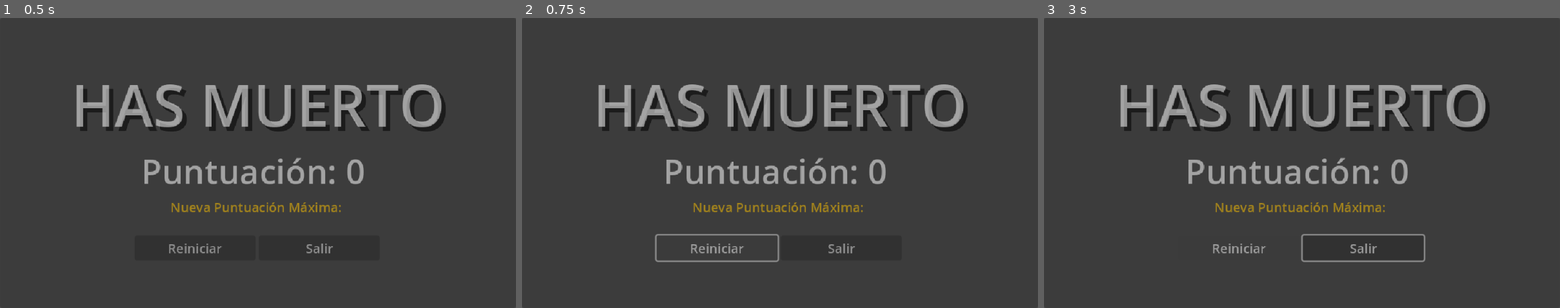
Above: before the commit, frames 1-3 (left to right).
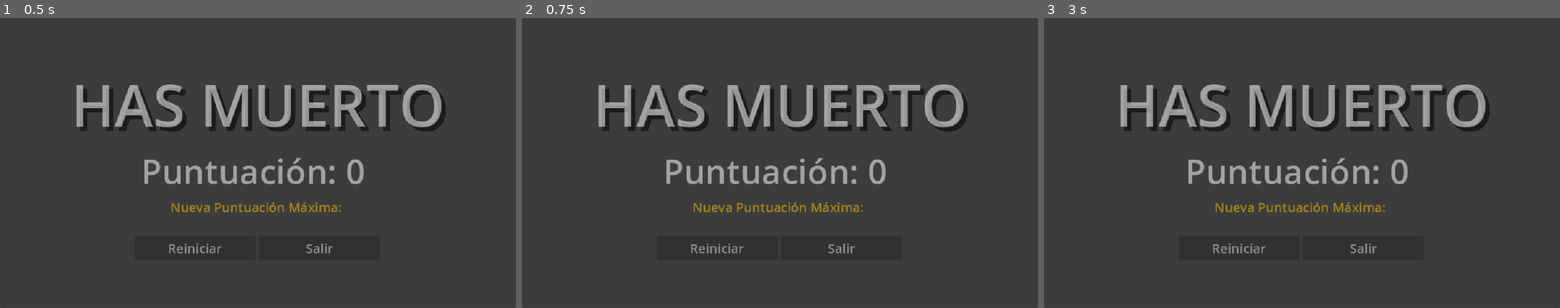
Above: after the commit, the same moments.

Repository: Mixcoatl69/Serpiente-glotona
Game: Godot game, scene res://menus/has_muerto.tscn
Same seed, same stepped clock (60 frames per second), same inputs: the game is played once before the commit and once after it. This scene is started directly instead of the project's main scene.
Inputs:
- Up to frame 1 (0.5 s): no input
- Up to frame 2 (0.75 s): click "Reiniciar" at 0.5 s
- Up to frame 3 (3 s): click "Reiniciar" at 1.25 s; click "Reiniciar" at 2 s; tap Enter at 2.75 s; hold Right (ui_right) from 2.78 s (still down)

Frame 1 is identical in both runs. In frame 2, 0.4% of the frame differs, in the area x 25-50%, y 74-85%; in frame 3, 0.4%.

Commit message:
Pantalla de muerte funcional, puntuación(estable)
La pantalla de muerte ahora funciona y el juego lleva registro de cuantas frutas recogiste

Diff:
--- a/serpiente-glotona/juego/cabeza.gd
+++ b/serpiente-glotona/juego/cabeza.gd
@@ -4,11 +4,10 @@
 signal collided_with_cola
 
 func _on_area_entered(area: Area2D) -> void:
-	if area.is_in_group("Comida"):
+	if area.is_in_group("comida"):
 		comida_comida.emit()
 		area.call_deferred("queue_free")
 
 	else:
-
 		collided_with_cola.emit()
 		pass
--- a/serpiente-glotona/juego/cola.tscn
+++ b/serpiente-glotona/juego/cola.tscn
@@ -5,7 +5,7 @@
 [ext_resource type="Texture2D" uid="uid://pedbu5k3hxcm" path="res://juego/sprites/jugador/cuerpo_serpiente.png" id="2_ulhwe"]
 
 [sub_resource type="RectangleShape2D" id="RectangleShape2D_is7mq"]
-size = Vector2(24, 24)
+size = Vector2(22, 21)
 
 [node name="cola" type="Area2D"]
 script = ExtResource("1_4bvl0")
@@ -16,5 +16,5 @@
 texture = ExtResource("2_s616t")
 
 [node name="CollisionShape2D" type="CollisionShape2D" parent="."]
-position = Vector2(4, 0)
+position = Vector2(4, -0.5)
 shape = SubResource("RectangleShape2D_is7mq")
--- a/serpiente-glotona/juego/comida.tscn
+++ b/serpiente-glotona/juego/comida.tscn
@@ -8,7 +8,7 @@
 [sub_resource type="RectangleShape2D" id="RectangleShape2D_rb3tq"]
 size = Vector2(20, 19.5)
 
-[node name="Comida" type="Area2D" groups=["Comida"]]
+[node name="Comida" type="Area2D" groups=["comida"]]
 script = ExtResource("1_rb3tq")
 textures = Array[Texture]([ExtResource("2_wgarq"), ExtResource("3_ke58n"), ExtResource("1_5gypu")])
 
--- a/serpiente-glotona/juego/juego.gd
+++ b/serpiente-glotona/juego/juego.gd
@@ -1,4 +1,7 @@
 class_name Juego extends Node
+
+const  hasmuerto_escena:PackedScene = preload("uid://cg0xmcc6hiu2t")
+var hasmuerto_menu:HasMuerto
 
 @onready var Cabeza: cabeza = $Cabeza as cabeza
 @onready var Limites: limites = %Limites as limites
@@ -10,6 +13,8 @@
 var speed:float = 5000.0
 var move_dir:Vector2 = Vector2.RIGHT
 var parte_de_serpiente:Array[Parte_de_serpiente] = []
+var puntuación:int = 0
+
 
 func _ready() -> void:
 	Cabeza.comida_comida.connect(_on_comida_comida)
@@ -20,16 +25,21 @@
 
 
 func _process(_delta: float) -> void:
+	var new_dir:Vector2 = Vector2.ZERO
 
 	if Input.is_action_just_pressed("ui_up"):
-		move_dir = Vector2.UP
-	if Input.is_action_just_pressed("ui_down"):
-		move_dir = Vector2.DOWN
-	if Input.is_action_just_pressed("ui_left"):
-		move_dir = Vector2.LEFT
-	if Input.is_action_just_pressed("ui_right"):
-		move_dir = Vector2.RIGHT
+		new_dir = Vector2.UP
+	elif Input.is_action_just_pressed("ui_down"):
+		new_dir = Vector2.DOWN
+	elif Input.is_action_just_pressed("ui_left"):
+		new_dir = Vector2.LEFT
+	elif Input.is_action_just_pressed("ui_right"):
+		new_dir = Vector2.RIGHT
 
+
+
+	if new_dir + move_dir != Vector2.ZERO and new_dir != Vector2.ZERO:
+		move_dir = new_dir
 
 func _physics_process(delta: float) -> void:
 	time_since_last_move += delta * speed
@@ -51,9 +61,14 @@
 	spawner.call_deferred("spawn_comida")
 	spawner.call_deferred("spawn_cola",parte_de_serpiente[parte_de_serpiente.size()-1].last_position)
 	speed += 500.0
+	puntuación += 1
 
 func _on_cola_added(cola:Cola):
 	parte_de_serpiente.push_back(cola)
 
 func _on_cola_collided():
-	print("Has muerto")
+	print("Has Muerto")
+	if not hasmuerto_menu:
+		hasmuerto_menu = hasmuerto_escena.instantiate() as HasMuerto
+		add_child(hasmuerto_menu)
+		hasmuerto_menu.set_puntuacion(puntuación)
--- a/serpiente-glotona/juego/juego.tscn
+++ b/serpiente-glotona/juego/juego.tscn
@@ -47,6 +47,6 @@
 script = ExtResource("6_cwd5m")
 Limites = NodePath("../Limites")
 
-[node name="Cabeza" parent="." groups=["comida"] instance=ExtResource("2_wvbjv")]
+[node name="Cabeza" parent="." instance=ExtResource("2_wvbjv")]
 unique_name_in_owner = true
 position = Vector2(64, 192)
--- a/serpiente-glotona/menus/has_muerto.gd
+++ b/serpiente-glotona/menus/has_muerto.gd
@@ -1,6 +1,23 @@
-extends CanvasLayer
+class_name HasMuerto extends CanvasLayer
 
 @onready var puntuación_label: Label = %PuntuaciónLabel
 @onready var puntuaciónmaxima_label: Label = %PuntuaciónmaximaLabel
 @onready var reinicio_boton: Button = %ReinicioBoton
 @onready var salir_boton: Button = %SalirBoton
+
+func set_puntuacion(n:int):
+	puntuación_label.text = "Puntuación final: " + str(n)
+
+func _on_reinicio_boton_pressed() -> void:
+	get_tree().reload_current_scene()
+
+
+func _on_salir_boton_pressed() -> void:
+	get_tree().quit()
+
+func _notification(what):
+	match what:
+		NOTIFICATION_ENTER_TREE:
+			get_tree().paused = true
+		NOTIFICATION_EXIT_TREE:
+			get_tree().paused = false
--- a/serpiente-glotona/menus/has_muerto.tscn
+++ b/serpiente-glotona/menus/has_muerto.tscn
@@ -3,6 +3,7 @@
 [ext_resource type="Script" uid="uid://c6kcijpsrm6aq" path="res://menus/has_muerto.gd" id="1_d8yvq"]
 
 [node name="HasMuerto" type="CanvasLayer"]
+process_mode = 3
 script = ExtResource("1_d8yvq")
 
 [node name="Panel" type="Panel" parent="."]
@@ -70,3 +71,6 @@
 custom_minimum_size = Vector2(150, 0)
 layout_mode = 2
 text = "Salir"
+
+[connection signal="pressed" from="Panel/HBoxContainer/VBoxContainer/MarginContainer/GridContainer/ReinicioBoton" to="." method="_on_reinicio_boton_pressed"]
+[connection signal="pressed" from="Panel/HBoxContainer/VBoxContainer/MarginContainer/GridContainer/SalirBoton" to="." method="_on_salir_boton_pressed"]
